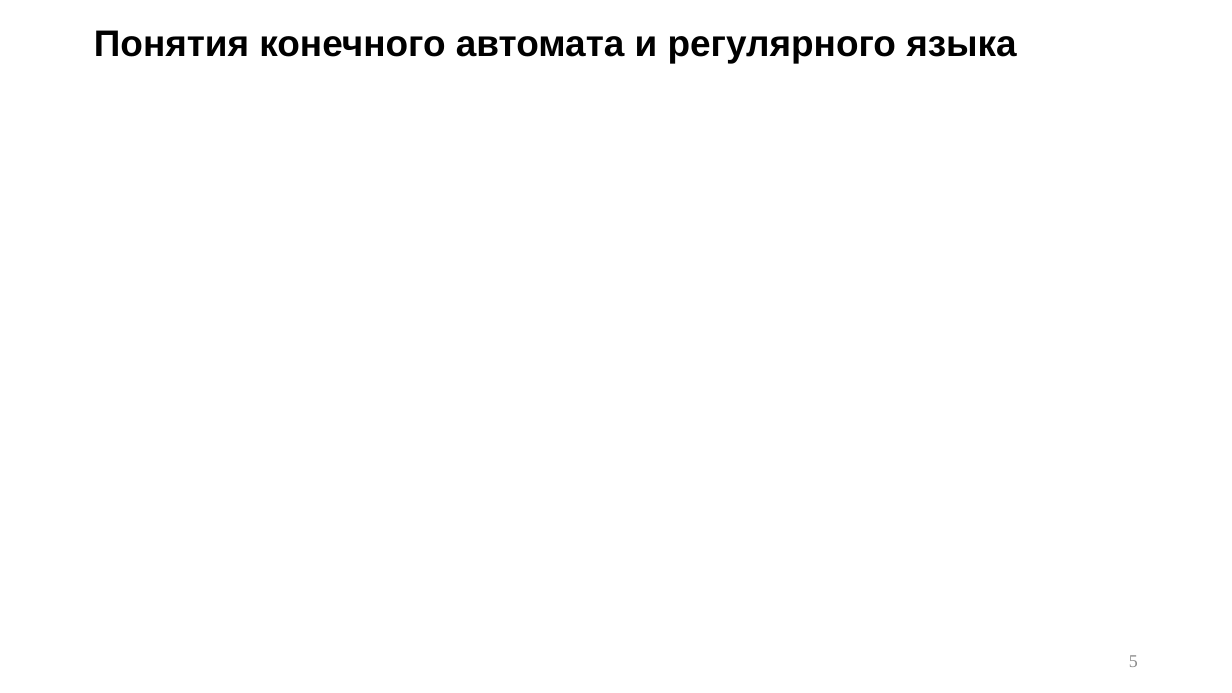
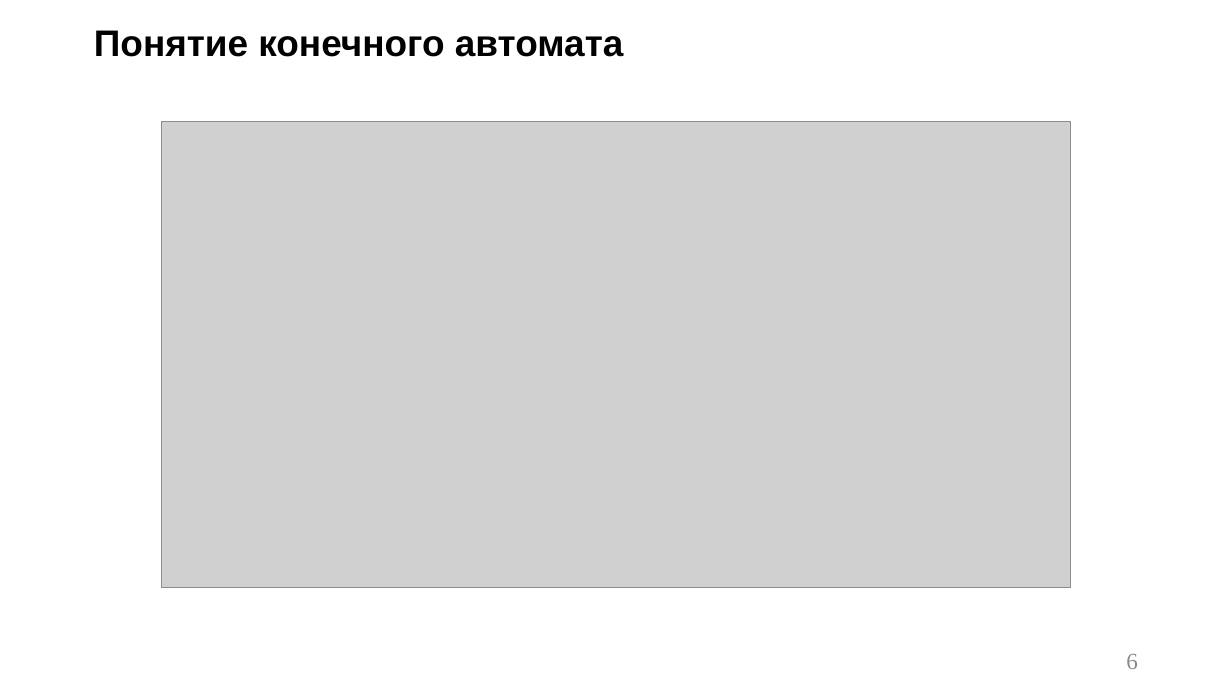
Before and after one commit to p6p62/RecognizerGenerator, a slide deck: slide 6 of Презентация на защиту.pptx (slide 5 before the commit). Drawn at 1232x693 pixels with LibreOffice and Linux fonts; fonts in the diff are those of the drawing; grey boxes stand for pictures. Boxes give left, top, right and bottom in pixels: in the first picture for what was removed or moved away, otherwise in the second. Text is boxed around its words. In the diff, an @@ line names an element or a change of style, - is before the commit and + after.

```diff
--- a/Презентация на защиту.pptx
+++ b/Презентация на защиту.pptx
@@ title at (94, 30, 623, 57): text changed @@
-Понятия конечного автомата и регулярного языка
+Понятие конечного автомата
@@ picture added at (161, 122, 1071, 588) @@
@@ page number at (1126, 654, 1138, 669): text changed; size 14 to 18 pt @@
-5
+6
```
Also in this commit, not shown: 6 other slides changed, 7 slides added, 2 slides removed.
